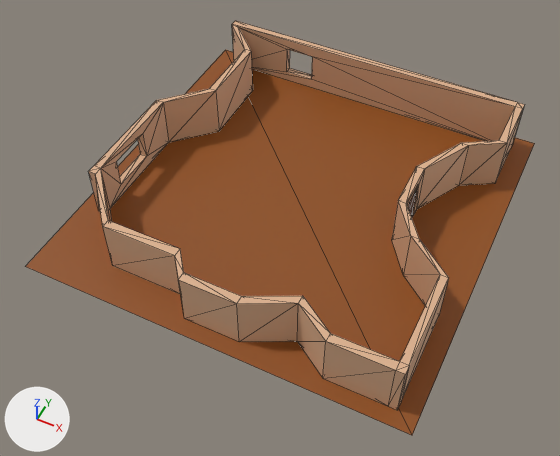
Renders of the OBJ model data/projet/mesh/sale2.obj from each side of a commit.
Both versions are drawn from a camera (50 mm lens) standing at (8.55, -16.93, 20.45) and looking at (0.32, -0.45, -0.15). The axes (+X, +Y, +Z) are drawn at lower left. The lights are the same throughout. Mesh edges are drawn as thin lines. Where no turn or scale is listed for an object, it has been applied to the vertices.

The older version as bpy lines, for what is in view:
```python
me_plane = bpy.data.meshes.new('Plane')
me_plane.from_pydata(...)  # 132 vertices, 262 faces; spans x -6.56..7.29, y -5.96..7.89, z -0.04..1.97
# faces by material slot: [248, 2, 12]
me_plane.materials.append(mat_material_001)  # beige #dbb08d
me_plane.materials.append(mat_material_002)  # brown #8f4e13
me_plane.materials.append(mat_material_003)  # brown #4b2409
ob_plane = bpy.data.objects.new('Plane', me_plane)
ob_plane.location = (0.0, 0.0, 0.0)
```
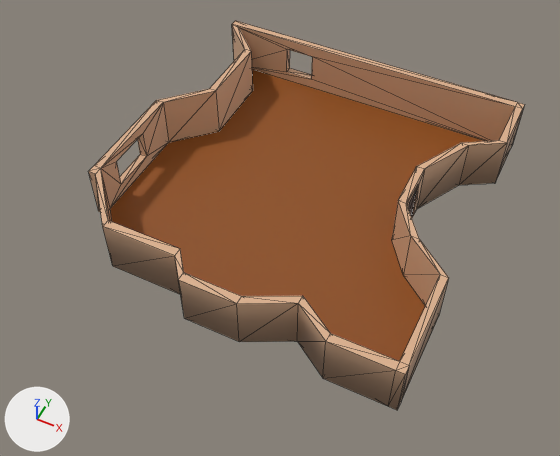
The change in detail:
me_plane is used by ob_plane; location (0.0, 0.0, 0.0).
me_plane had 132 vertices, 262 faces and spanned x -6.56..7.29, y -5.96..7.89, z -0.04..1.97.
me_plane now has 128 vertices, 261 faces and spans x -5.84..6.62, y -5.41..7.43, z -0.03..1.97.
Part 1, on me_plane:
1 new face joins them, mat_material_002 (brown #8f4e13).

Pixel boxes (x1, y1, x2, y2) of what changed, in the pictures (560 x 456 px):
'Plane', reshaped (14% narrower, 6% shorter): before (25, 21, 535, 435); after (88, 21, 525, 410)
part 1 of me_plane, added (brown): after (110, 69, 483, 361)
